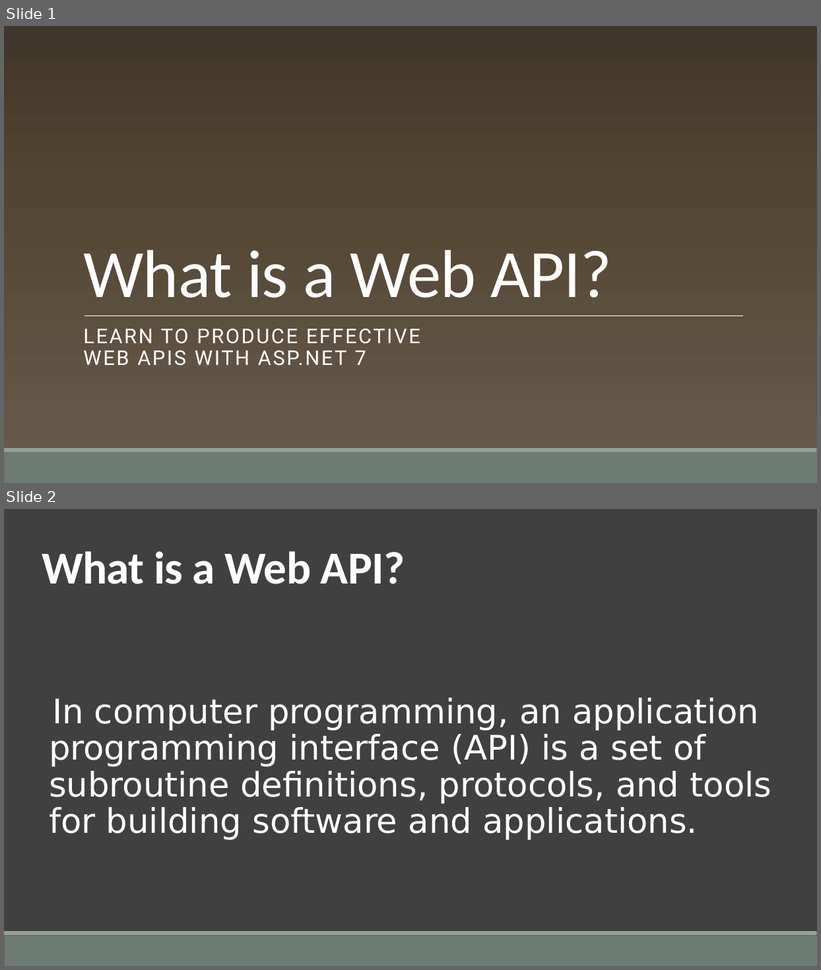
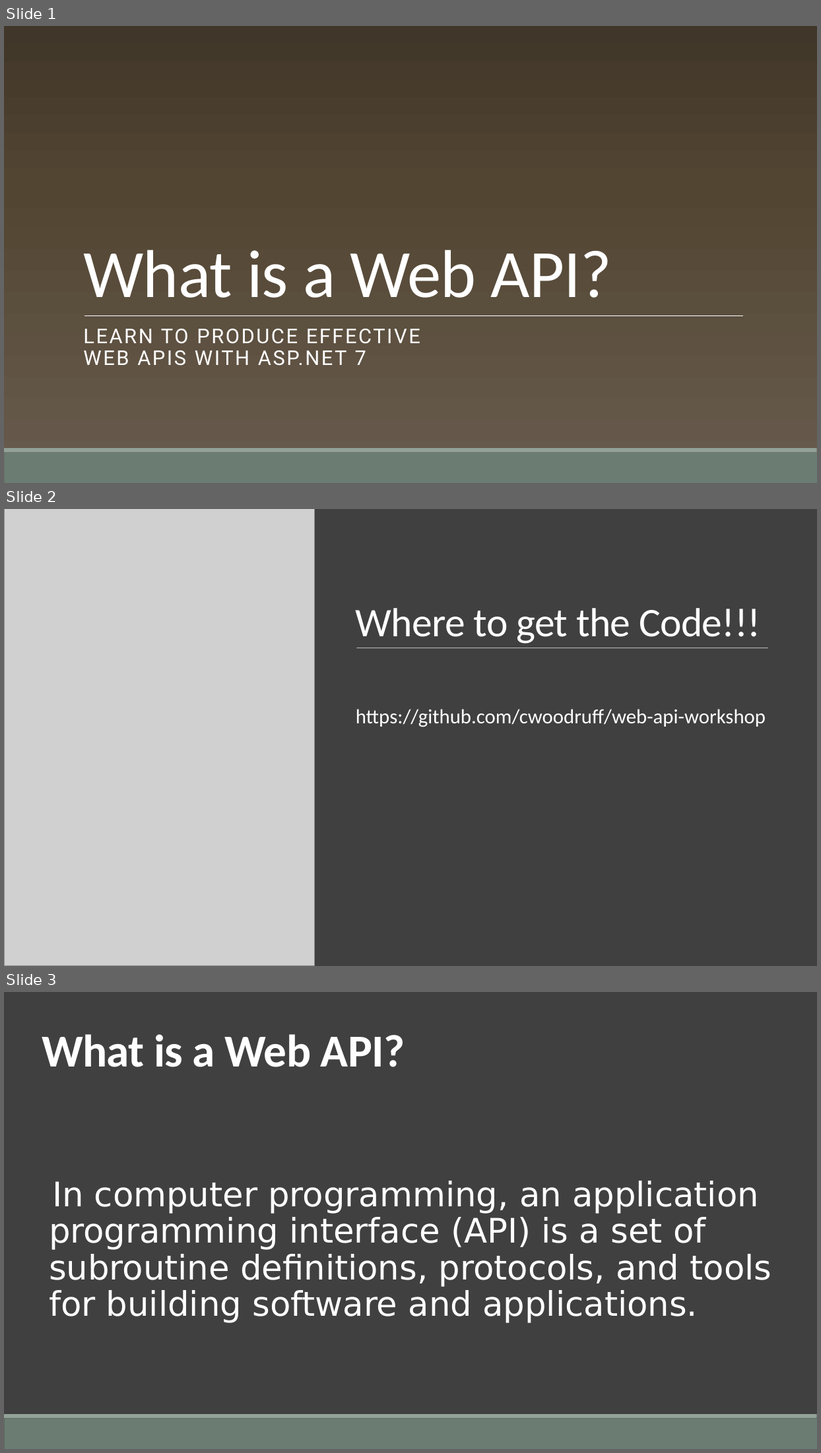
Before and after one commit to cwoodruff/web-api-workshop, a slide deck: module-1/01-01 What is a Web API/01-01 What is a Web API.pptx. Shown one above the other, each under a label of ours: slides 1 and 2 before the commit, slides 1, 2 and 3 after it. The pictures are 821x970 and 821x1453 pixels, drawn with LibreOffice and Linux fonts; fonts in the diff are those of the drawing; grey boxes stand for pictures; background and template pictures are left out. Boxes give left, top, right and bottom in pixels: in the first picture for what was removed or moved away, otherwise in the second. Text is boxed around its words. In the diff, an @@ line names an element or a change of style, - is before the commit and + after.

```diff
--- a/module-1/01-01 What is a Web API/01-01 What is a Web API.pptx
+++ b/module-1/01-01 What is a Web API/01-01 What is a Web API.pptx
@@ slide 2 added at [4,509,817,966], background #404040; not listed: 2 template elements that a slide beside it also shows @@
@@ rectangle added at [4,509,817,966], fill #404040 @@
@@ rectangle added at [4,509,817,931], fill #404040 @@
@@ picture added at [4,509,314,966] @@
@@ title added at [356,608,761,644], 48 pt, text #FFFFFF @@
+Where to get the Code!!!
@@ line added from (356, 648) to (768, 648), #FFFFFF 0.5 pt @@
@@ text added at [356,709,766,727], 24 pt, text #FFFFFF @@
+  https://github.com/cwoodruff/web-api-workshop
@@ what was slide 2 is now slide 3 @@
```
